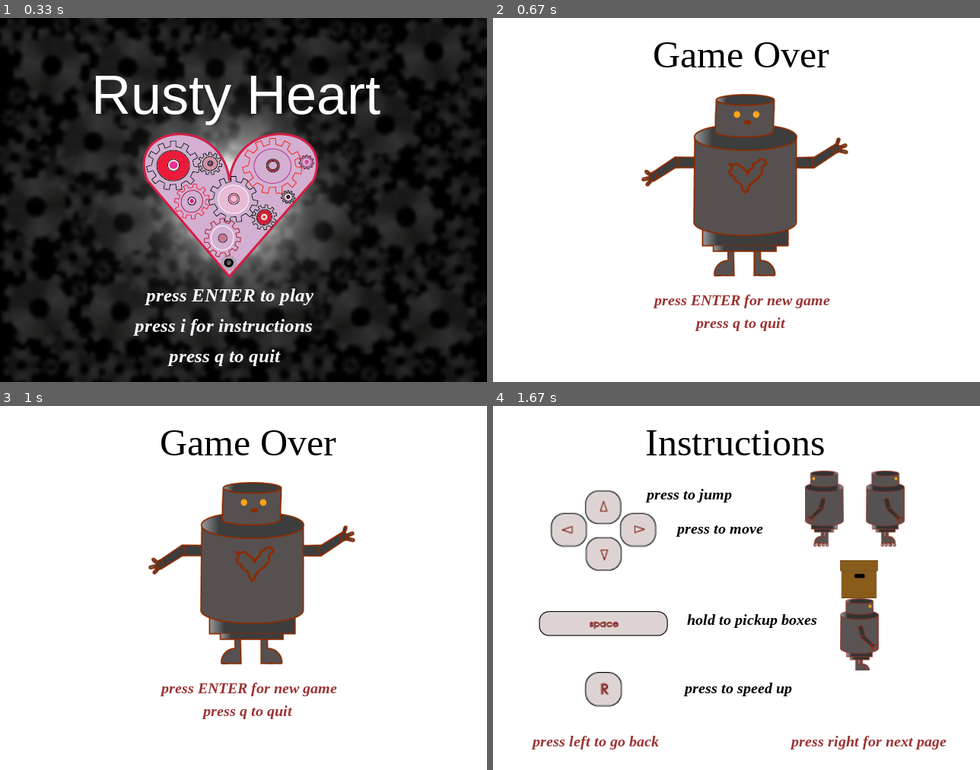
Above: before the commit, frames 1-4 (two rows, left to right).
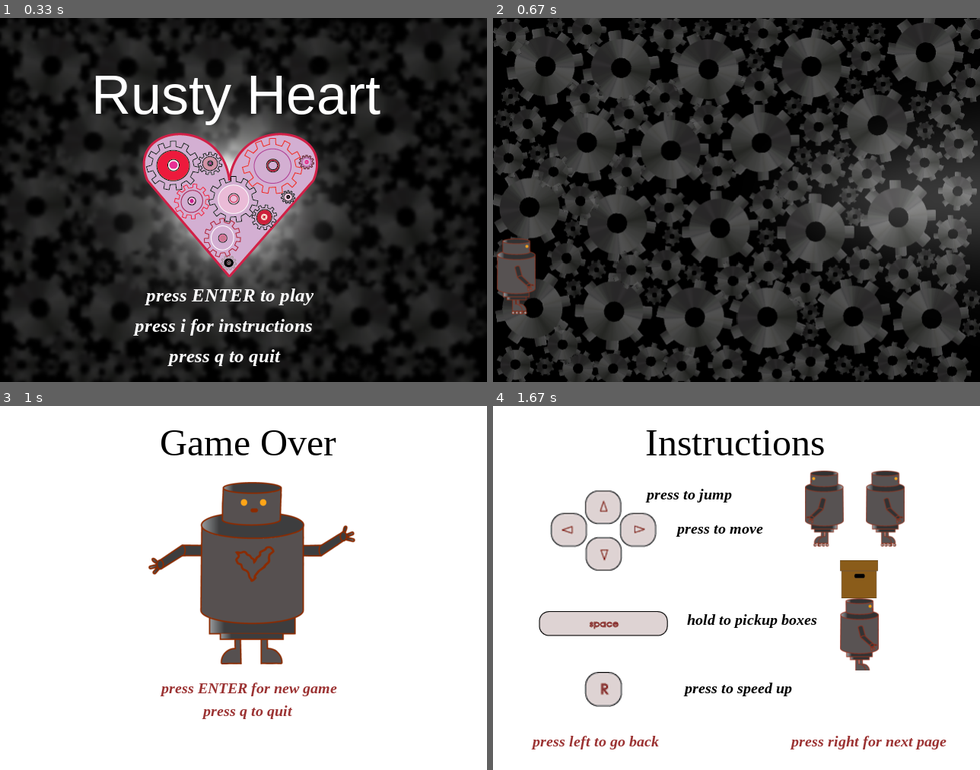
Above: after the commit, the same moments.

Repository: beatriceliang/RustyHeart
Game: pygame game, started from RustyHeart.py
Two runs of this game, one before a commit and one after it. Both use one fixed random seed, a clock stepped at 60 frames per second and the inputs below. The source is Python 2; it was converted automatically to run under Python 3.
Inputs:
- Up to frame 1 (0.33 s): no input
- Up to frame 2 (0.67 s): tap Enter at 0.33 s
- Up to frame 3 (1 s): hold Space from 0.67 s (still down); hold Right from 0.67 s (still down)
- Up to frame 4 (1.67 s): release Space at 1.13 s; release Right at 1.13 s; tap Enter at 1.17 s; tap I at 1.5 s

Frame 1 is identical in both runs. In frame 2, 97% of the frame differs, in the area x 0-100%, y 0-100%; in frame 3, nothing differs; in frame 4, nothing differs.

Commit message:
fixed load issues

Diff:
--- a/RustyHeart.py
+++ b/RustyHeart.py
@@ -27,6 +27,7 @@
 
 		self.rusty = rusty.Rusty((5,180))
 		self.boxImages = {"metal":pygame.image.load("images/mbox1.png").convert_alpha(),"cardboard":pygame.image.load("images/cbox.png").convert_alpha()}
+		self.backgrounds = {"factory": pygame.image.load("images/factory.png").convert_alpha(),"heartPicture":pygame.image.load("images/heartPicture.png").convert_alpha()}
 		self.objects = []
 		self.Spikes = []
 		self.Door = None
@@ -34,7 +35,7 @@
 	def drawBkg(self, imageName = None, rect = None):
 		'''Draws the background elements. If it is given a image name, then the background will be filled by the given image'''
 		if imageName != None:
-			background = pygame.image.load(imageName).convert_alpha()
+			background = self.backgrounds[imageName]
 		if rect == None:
 			if imageName == None:
 				self.screen.fill((255,255,255))
@@ -149,7 +150,7 @@
 			if self.state == "start":
 				'''Creates the start screen'''
 				soundstate == "play"
-				self.drawBkg(imageName = "images/heartPicture.png")
+				self.drawBkg(imageName = "heartPicture")
 
 				afont = pygame.font.SysFont("Arial", 72)
 				title = afont.render("Rusty Heart",True,(255,255,255))
@@ -177,7 +178,7 @@
 							self.state = "sandbox"
 							pygame.mixer.music.load('music/chaos.mp3')
 							soundstate = "play"
-							self.loadLevel('levels/level0.csv','images/factory.png')
+							self.loadLevel('levels/level0.csv','factory')
 
 
 				pygame.display.update(self.refresh)
@@ -199,9 +200,8 @@
 						if event.key == pygame.K_UP:
 							if self.Door != None and self.Door.active and self.rusty.rect.centerx <= self.Door.rect.right and self.rusty.rect.centerx >= self.Door.rect.left and self.rusty.rect.centery >= self.Door.rect.top and self.rusty.rect.centery <= self.Door.rect.bottom:
 								self.Door = None
-								self.rusty.box.drop()
 								self.rusty.box = None
-								self.loadLevel('levels/level1.csv','images/factory.png')
+								self.loadLevel('levels/level1.csv','factory')
 
 							else:
 								self.rusty.jump()
@@ -222,10 +222,6 @@
 							self.rusty.stop()
 						if event.key == pygame.K_r:
 							self.rusty.fast = False
-						# if event.key == pygame.K_SPACE:
-						# 	if self.rusty.box != None:
-						# 		self.rusty.box.drop()
-						# 		drop.play()
 
 				dead = False
 				for spike in self.Spikes:
@@ -243,7 +239,7 @@
 					pygame.mixer.music.load('music/AllThis.mp3')
 					soundstate = 'play'
 
-				self.updateState('images/factory.png')
+				self.updateState('factory')
 				# throttle the game speed to 30fps
 				self.clock.tick(30)
 
--- a/box.py
+++ b/box.py
@@ -16,7 +16,7 @@
 	def pickUp(self):
 		if(self.type=="cardboard" and self.rusty.box == None):
 			if not self.rusty.isOnBox(self):
-				if ((self.rusty.left and self.rusty.rect.ri …(181 unchanged characters)…
+				if self.rect.centery >= self.rusty.rect.top and self.rect.centery <= self.rusty.rect.bottom and ((self.rusty.left and self.rusty.rect.ri …(181 unchanged characters)…
 					self.state = 'held'
 					self.rusty.box = self
 	def drop(self):
@@ -47,7 +47,7 @@
 				if b != False:
 					self.speed[1] = b.rect.top-self.rect.bottom
 				else:
-					self.speed[1] += 5
+					self.speed[1] += 2
 
 			elif self.state == 'dropped':
 				self.state = 'ground'
--- a/rusty.py
+++ b/rusty.py
@@ -22,16 +22,16 @@
         self.image = self.leftImage
         self.left = True
         if self.fast:
-            self.speed[0]=-17
+            self.speed[0]=-7
         else:
-            self.speed[0]=-10
+            self.speed[0]=-5
     def speedRight(self):
         self.image = self.rightImage
         self.left = False
         if self.fast:
-            self.speed[0]=17
+            self.speed[0]=7
         else:
-            self.speed[0]=10
+            self.speed[0]=5
     def stop(self):
         self.speed[0] = 0
     def jump(self):
@@ -65,7 +65,7 @@
                         b = box
 
         if notOn ^ self.justJumped:
-            self.speed[1] +=  7
+            self.speed[1] +=  2
         else:
             self.speed[1] = 0
             self.justJumped = False
Not shown, changed: box.pyc
Not shown, changed: rusty.pyc
